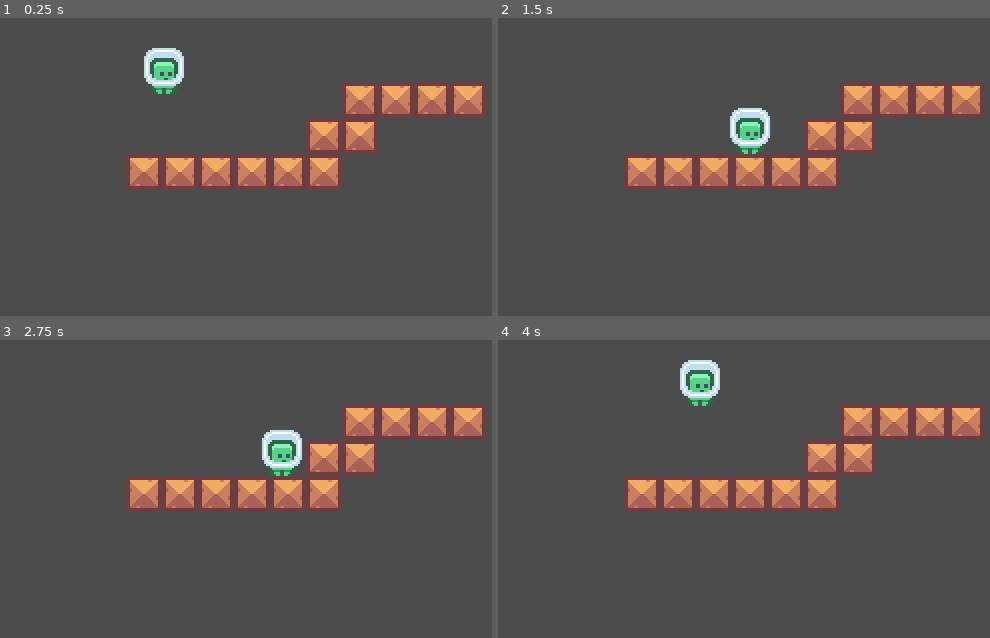
Above: before the commit, frames 1-4 (two rows, left to right).
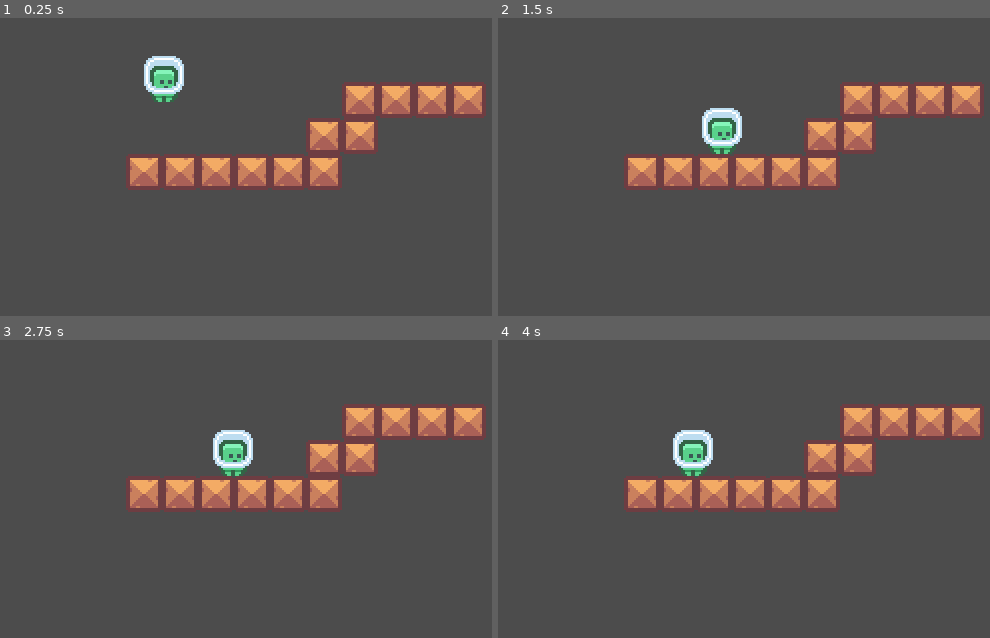
Above: after the commit, the same moments.

Repository: Kapioga/Pixel-Platformer-Tutorial
Game: Godot game, scene res://World.tscn
Same seed, same stepped clock (60 frames per second), same inputs: the game is played once before the commit and once after it.
Inputs:
- Up to frame 1 (0.25 s): no input
- Up to frame 2 (1.5 s): hold Right (ui_right) 0.53-1.28 s; hold Left (ui_left) from 1.28 s (still down)
- Up to frame 3 (2.75 s): release Left (ui_left) at 2.03 s; hold Right (ui_right) from 2.03 s (still down)
- Up to frame 4 (4 s): release Right (ui_right) at 2.78 s; hold Up (ui_up) 2.78-3.53 s; hold Left (ui_left) from 3.53 s (still down)

The runs differ from the first frame. In frame 1, 1.0% of the frame differs, in the area x 29-38%, y 10-29%; in frame 2, 1.8%; in frame 3, 2.1%, in the area x 43-62%, y 30-46%; in frame 4, 2.1%.

Commit message:
Updated movement

Diff:
--- a/Player.gd
+++ b/Player.gd
@@ -8,17 +8,30 @@
 
 #Every physics frame in game
 func _physics_process(delta):
-	velocity.y +=2
+	apply_gravity()
 
-	#Buttons
-	if Input.is_action_pressed("ui_right"):
-		velocity.x=100
-	elif Input.is_action_pressed("ui_left"):
-		velocity.x=-100
+	#Adds friction
+	var input = Vector2.ZERO
+	input.x= Input.get_action_strength("ui_right") - Input.get_action_strength("ui_left")
+
+	if input.x==0:
+		apply_friction()
 	else:
-		velocity.x=0
+		apply_acceleration(input.x)
 
 	if Input.is_action_just_pressed("ui_up"):
-		velocity.y=-100
+		velocity.y=-120
 
 	velocity = move_and_slide(velocity) #Moves character and detects collisions/Gravity
+
+#Gravity
+func apply_gravity():
+	velocity.y+=4
+
+#Friction
+func apply_friction():
+	velocity.x = move_toward(velocity.x, 0, 20)
+
+#Movement
+func apply_acceleration(amount):
+	velocity.x = move_toward(velocity.x, 50 * amount, 20)
